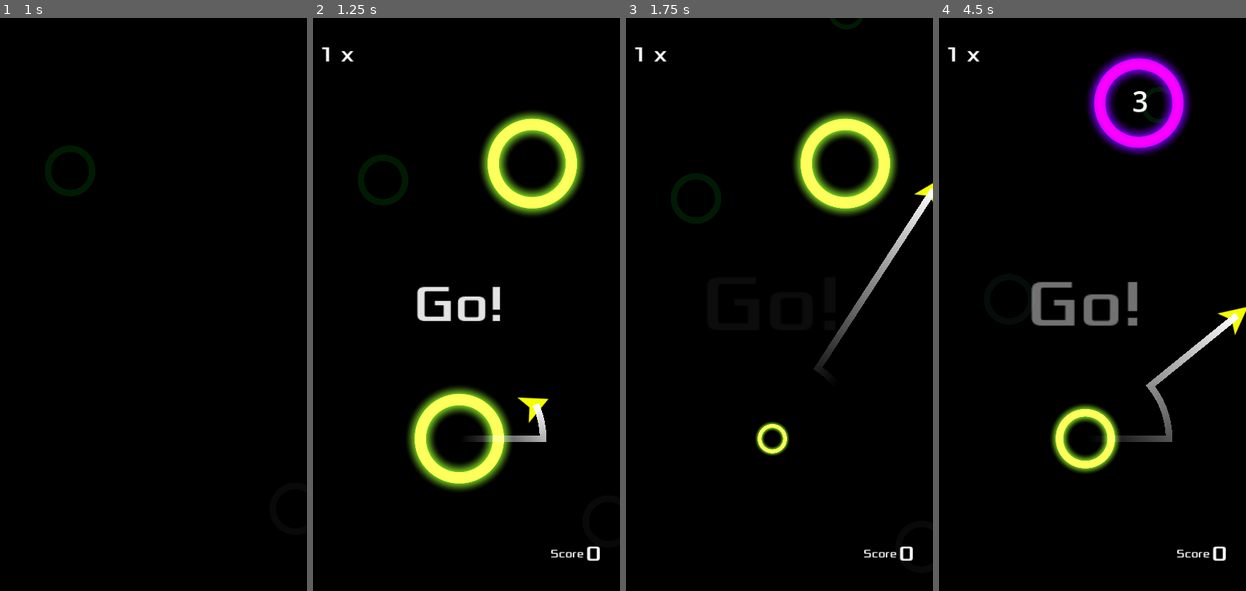
Above: before the commit, frames 1-4 (left to right).
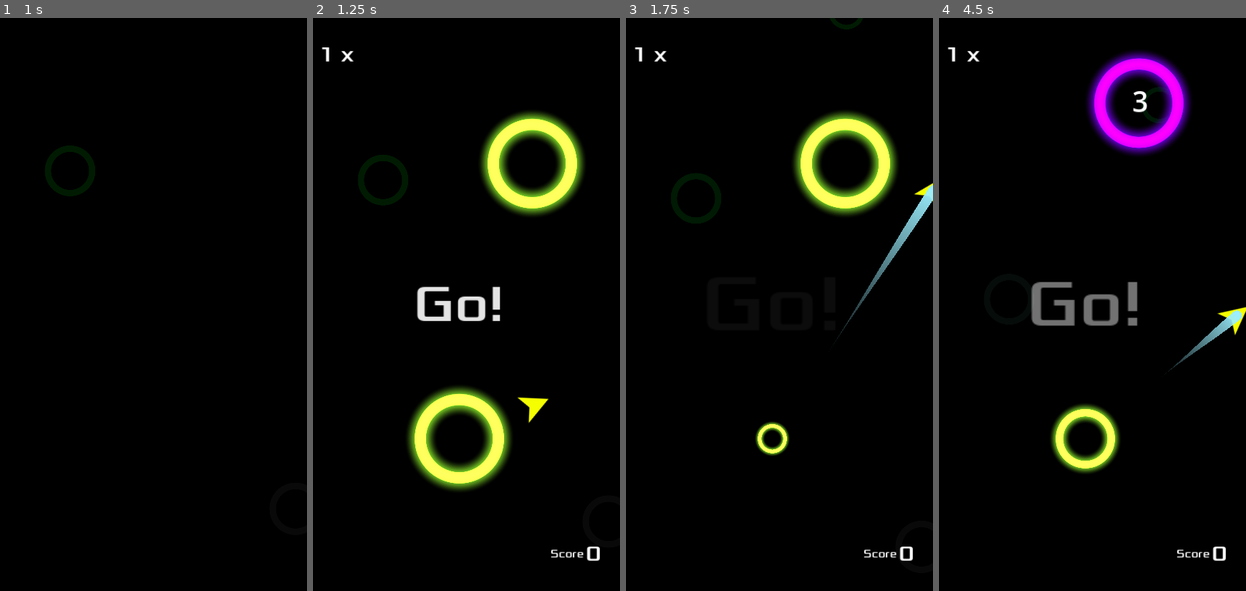
Above: after the commit, the same moments.

Repository: jrenato/circle_jump
Game: Godot game, scene res://Game/main.tscn
Two runs of this game, one before a commit and one after it. Both use one fixed random seed, a clock stepped at 60 frames per second and the inputs below. Sound files missing from this copy of the repository are replaced by a short silence.
Inputs (mouse positions are in pixels of both pictures, inside the frame that each line leads up to):
- Up to frame 1 (1 s): click "Start" at 0.5 s
- Up to frame 2 (1.25 s): no input
- Up to frame 3 (1.75 s): tap Enter at 1.25 s; move the mouse to (843, 275) at 1.27 s; hold Right (ui_right) from 1.28 s (still down); hold Ctrl from 1.28 s (still down); click (843, 275) at 1.42 s
- Up to frame 4 (4.5 s): release Right (ui_right) at 2 s; release Ctrl at 2 s; drag from (1021, 333) to (1156, 161) at 2.02 s; move the mouse to (1117, 178) at 2.77 s; hold Right (ui_right) 2.78-3.5 s; tap Z at 2.85 s; click (1117, 178) at 2.92 s; click "Retry" at 3.5 s; drag from (1067, 419) to (1138, 103) at 4.27 s

Frame 1 is identical in both runs. In frame 2, 0.4% of the frame differs, in the area x 51-76%, y 67-74%; in frame 3, 0.9%, in the area x 61-100%, y 29-62%; in frame 4, 0.9%.

Commit message:
Improved trail rendering

Diff:
--- a/Game/Jumper/jumper.gd
+++ b/Game/Jumper/jumper.gd
@@ -5,23 +5,45 @@
 
 var velocity: Vector2 = Vector2(100, 0)
 var jump_speed: int = 1000
-var target: Circle = null
-var trail_length: int = 25
+var target: Circle = null:
+	set(value):
+		target = value
+		is_trail_emitting = target == null
 
-@onready var trail = %Points
+var is_trail_emitting: bool = false
+var trail_length: int = 30
+var trail_points: Array[Vector2]
+var blank_trail: Array[Vector2]
+
 @onready var sprite: Sprite2D = %Sprite2D
+@onready var trail_line: Line2D = %TrailLine2D
 
 
 func _ready() -> void:
 	sprite.material.set_shader_parameter("color", Settings.theme["player_body"])
 	var trail_color: Color = Settings.theme["player_trail"]
-	trail.gradient.set_color(1, trail_color)
+	trail_line.gradient.set_color(0, trail_color)
 	trail_color.a = 0
-	trail.gradient.set_color(0, trail_color)
+	trail_line.gradient.set_color(1, trail_color)
 
 
-func _process(delta) -> void:
-	pass
+func _process(delta: float) -> void:
+	if is_trail_emitting:
+		trail_points.push_front(position)
+	else:
+		if trail_points.size() > 0:
+			blank_trail.push_front(position)
+
+	if trail_points.size() + blank_trail.size() > trail_length:
+		if trail_points.size() > 0:
+			trail_points.pop_back()
+		elif blank_trail.size() > 0:
+			blank_trail.pop_back()
+
+	trail_line.clear_points()
+
+	for point in trail_points:
+		trail_line.add_point(point)
 
 
 func _physics_process(delta: float) -> void:
@@ -29,11 +51,6 @@
 		transform = target.orbit_position.global_transform
 	else:
 		position += velocity * delta
-
-	# Updated trail points
-	if trail.points.size() > trail_length:
-		trail.remove_point(0)
-	trail.add_point(position)
 
 
 func _input(event: InputEvent) -> void:
@@ -46,6 +63,8 @@
 	target.implode()
 	target = null
 	velocity = transform.x * jump_speed
+	trail_points.clear()
+	blank_trail.clear()
 
 	AudioManager.play_sound("Jump")
 
--- a/Game/Jumper/jumper.tscn
+++ b/Game/Jumper/jumper.tscn
@@ -8,8 +8,12 @@
 shader = ExtResource("2_hkoh7")
 shader_parameter/color = Color(0, 0.8, 0.407843, 1)
 
-[sub_resource type="Gradient" id="Gradient_t8f82"]
-colors = PackedColorArray(1, 1, 1, 0, 1, 0.654902, 0, 1)
+[sub_resource type="Curve" id="Curve_rh6sa"]
+_data = [Vector2(0, 1), 0.0, 0.0, 0, 0, Vector2(1, 0), 0.0, 0.0, 0, 0]
+point_count = 2
+
+[sub_resource type="Gradient" id="Gradient_0q2uy"]
+colors = PackedColorArray(1, 1, 1, 1, 1, 1, 1, 0)
 
 [node name="Jumper" type="Area2D"]
 script = ExtResource("1_lxmx5")
@@ -25,11 +29,16 @@
 
 [node name="VisibleOnScreenNotifier2D" type="VisibleOnScreenNotifier2D" parent="."]
 
-[node name="Trail" type="Node" parent="."]
+[node name="Node" type="Node" parent="."]
 
-[node name="Points" type="Line2D" parent="Trail"]
+[node name="TrailLine2D" type="Line2D" parent="Node"]
 unique_name_in_owner = true
-gradient = SubResource("Gradient_t8f82")
+width = 15.0
+width_curve = SubResource("Curve_rh6sa")
+gradient = SubResource("Gradient_0q2uy")
+joint_mode = 2
+begin_cap_mode = 2
+end_cap_mode = 2
 
 [connection signal="area_entered" from="." to="." method="_on_area_entered"]
 [connection signal="screen_exited" from="VisibleOnScreenNotifier2D" to="." method="_on_visible_on_screen_notifier_2d_screen_exited"]
--- a/Resources/Themes/neon2.tres
+++ b/Resources/Themes/neon2.tres
@@ -9,7 +9,7 @@
 unlocked = true
 background = Color(0, 0, 0, 1)
 player_body = Color(0.964706, 1, 0, 1)
-player_trail = Color(1, 1, 1, 1)
+player_trail = Color(0.609374, 0.938236, 1, 1)
 circle_fill = Color(1, 0, 0.431373, 1)
 circle_static = Color(0.592157, 1, 0.188235, 1)
 circle_limited = Color(0.498039, 0, 1, 1)
Not shown: 1 places in Game/Jumper/jumper.tscn that only renumber resources
